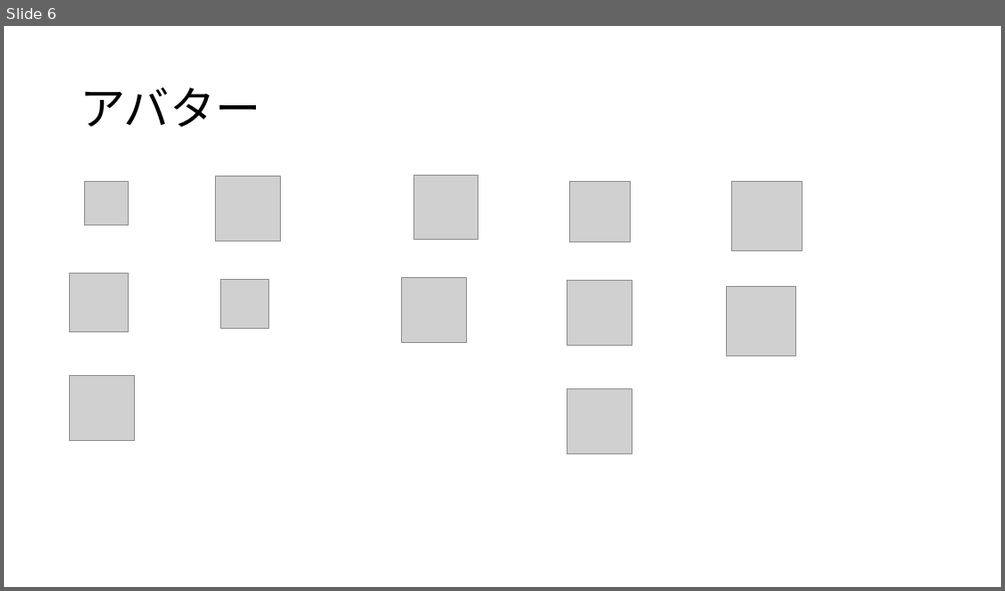
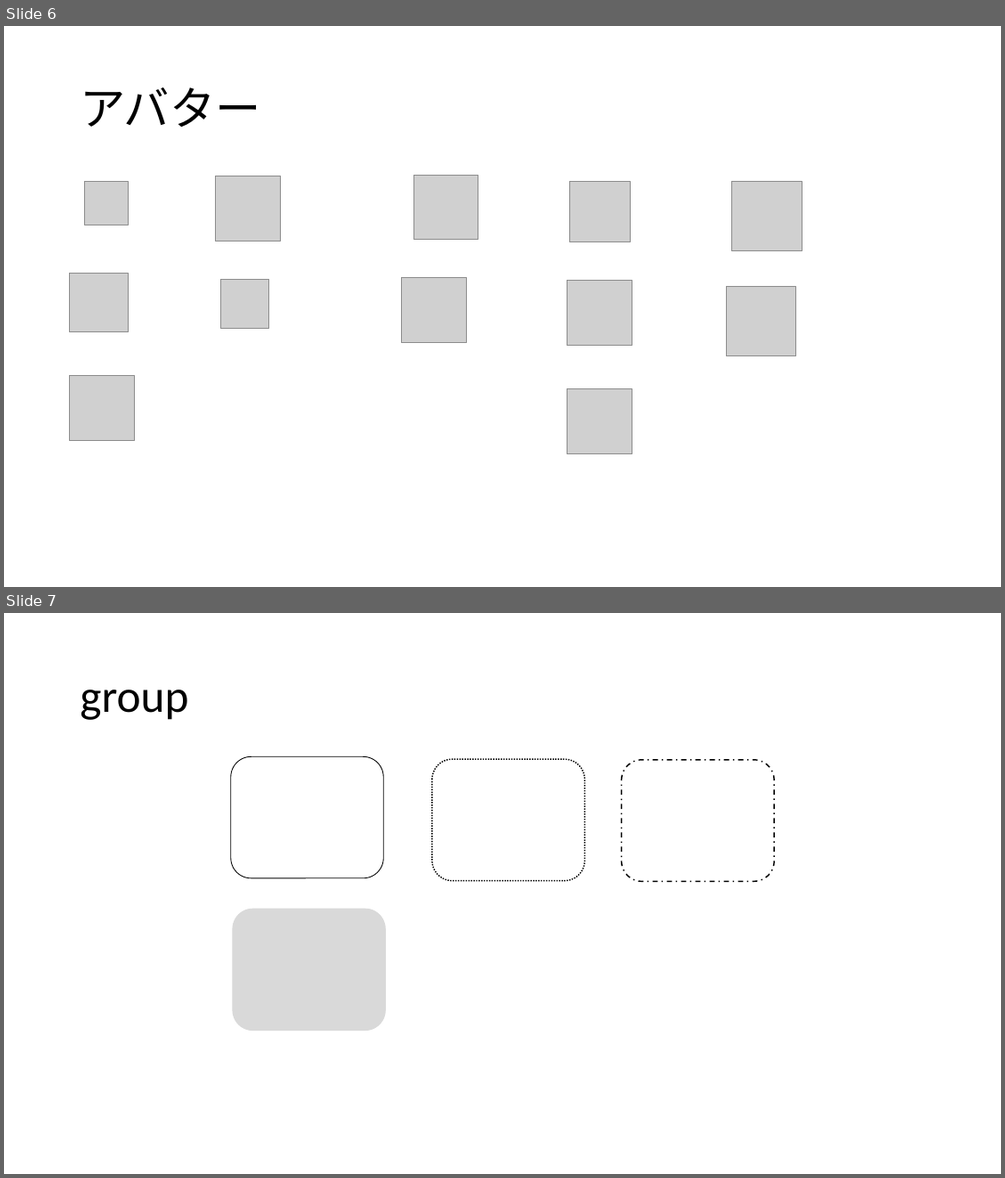
Before and after one commit to tsujimitsu/knowhow, a slide deck: designpattern/ネットワーク構成図サンプル.pptx. Shown one above the other, each under a label of ours: slide 6 before the commit, slides 6 and 7 after it. The pictures are 1005x591 and 1005x1178 pixels, drawn with LibreOffice and Linux fonts; fonts in the diff are those of the drawing; grey boxes stand for pictures. Boxes give left, top, right and bottom in pixels: in the first picture for what was removed or moved away, otherwise in the second. Text is boxed around its words. In the diff, an @@ line names an element or a change of style, - is before the commit and + after.

```diff
--- a/designpattern/ネットワーク構成図サンプル.pptx
+++ b/designpattern/ネットワーク構成図サンプル.pptx
@@ slide 7 added at (x1=4, y1=613, x2=1001, y2=1174), background #FFFFFF @@
@@ title added at (x1=80, y1=690, x2=188, y2=720), 44 pt, text #000000 @@
+group
@@ rounded rectangle added at (x1=231, y1=756, x2=383, y2=877), outline #000000 0.75 pt @@
@@ rounded rectangle added at (x1=432, y1=759, x2=584, y2=880), outline #000000 1.25 pt dashed @@
@@ rounded rectangle added at (x1=622, y1=760, x2=774, y2=881), outline #000000 1.25 pt dashed @@
@@ rounded rectangle added at (x1=233, y1=908, x2=386, y2=1030), fill #D9D9D9, outline #D9D9D9 0.75 pt @@
```
Also in this commit, not shown: 1 other slide added, 1 other file.
